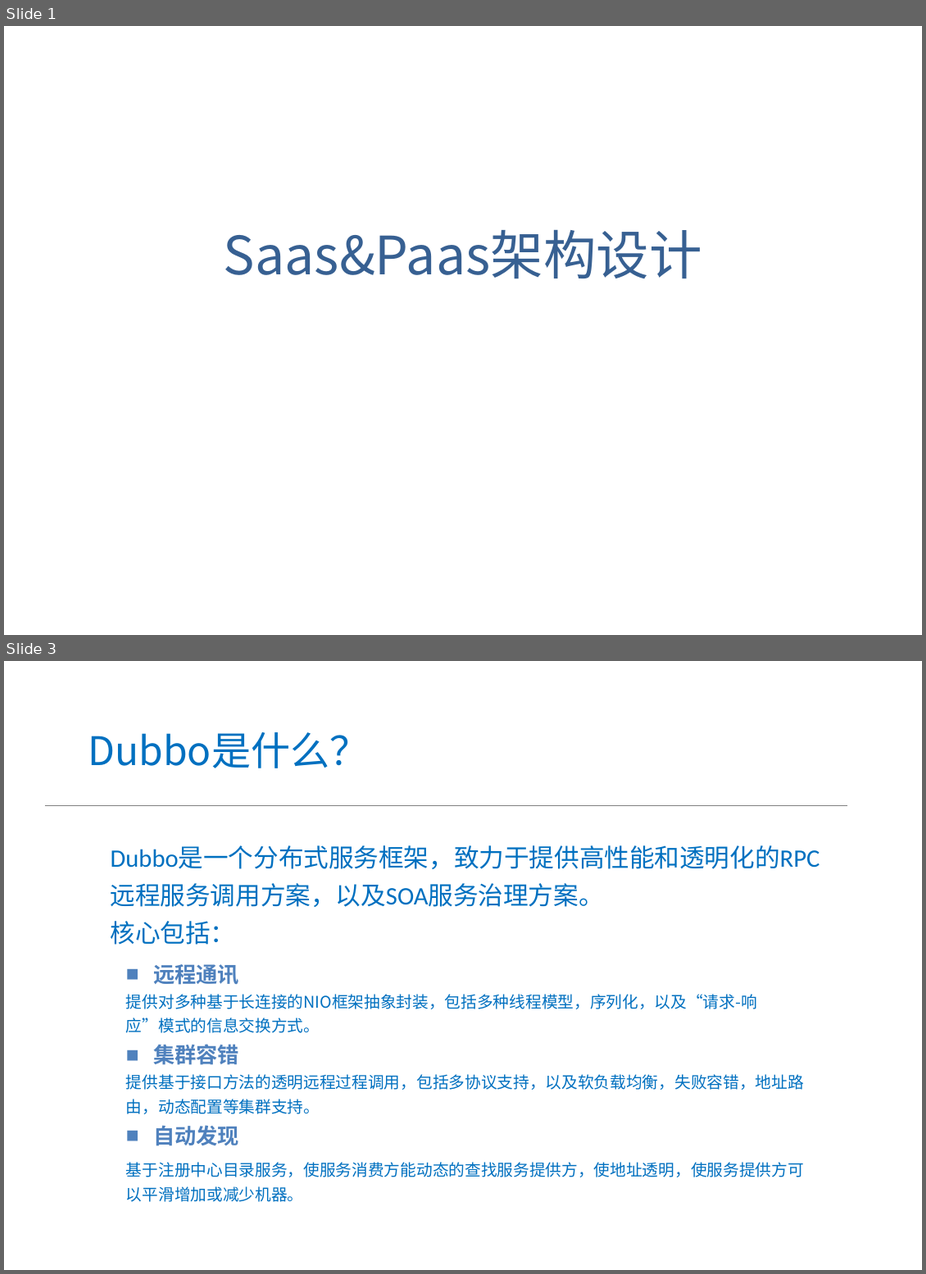
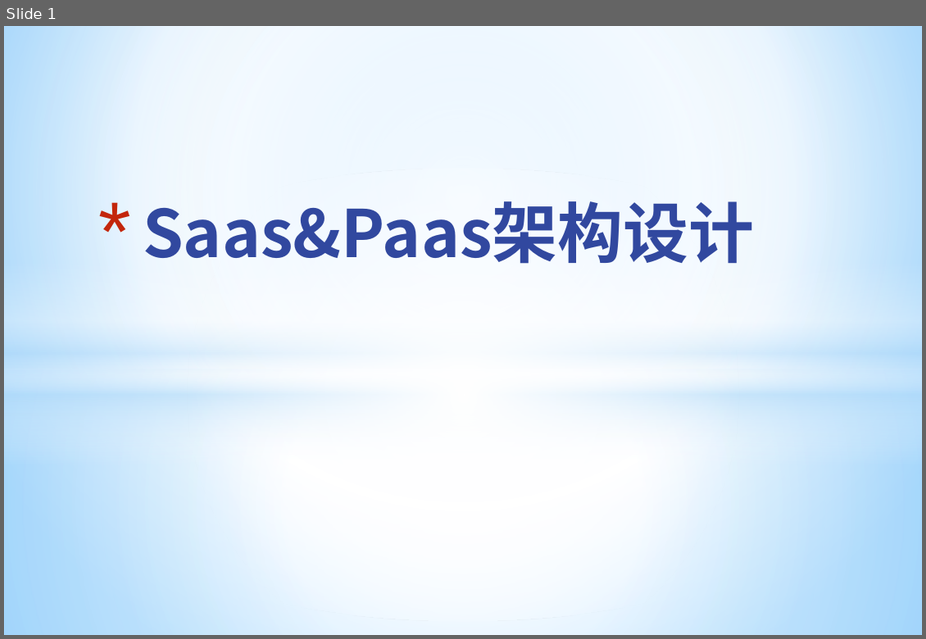
Before and after one commit to apporoad/DesignAndScheme2017, a slide deck: c云服务架构/Saas&Paas架构设计.pptx. Shown one above the other, each under a label of ours: slides 1 and 3 before the commit, slide 1 after it; the slides between them are not shown. The pictures are 926x1274 and 926x639 pixels, drawn with LibreOffice and Linux fonts; fonts in the diff are those of the drawing; background and template pictures are left out. Boxes give left, top, right and bottom in pixels: in the first picture for what was removed or moved away, otherwise in the second. Text is boxed around its words. In the diff, an @@ line names an element or a change of style, - is before the commit and + after.

```diff
--- a/c云服务架构/Saas&Paas架构设计.pptx
+++ b/c云服务架构/Saas&Paas架构设计.pptx
@@ slide 3 removed at (4, 661, 922, 1270), background picture (left out) @@
@@ text removed at (88, 732, 370, 768) @@
-Dubbo是什么？
@@ line removed from (45, 805) to (848, 805) @@
@@ text removed at (111, 845, 821, 945) @@
-Dubbo是一个分布式服务框架，致力于提供高性能和透明化的RPC远程服务调用方案，以及SOA服务治理方案。
-核心包括：
@@ text removed at (126, 964, 804, 1202) @@
-■ 远程通讯
-提供对多种基于长连接的NIO框架抽象封装，包括多种线程模型，序列化，以及“请求-响应”模式的信息交换方式。
-■ 集群容错
-提供基于接口方法的透明远程过程调用，包括多协议支持，以及软负载均衡，失败容错，地址路由，动态配置等集群支持。
-■ 自动发现
-基于注册中心目录服务，使服务消费方能动态的查找服务提供方，使地址透明，使服务提供方可以平滑增加或减少机器。
@@ slide 1 changed as well @@
@@ rectangle added at (4, 26, 922, 370), fill gradient #FFFFFF to #B4DCFA @@
@@ ellipse added at (4, 168, 922, 621), fill gradient #FFFFFF @@
@@ title "Saas&Paas架构设计" at (143, 201, 754, 264): size 59 to 73 pt, text colour #376092 to #31489F, bold on; alignment centre to left; bullet none to *; vertical alignment middle to top @@
@@ rectangle added at (4, 261, 922, 465), fill gradient #FFFFFF to #B4DCFA @@
@@ rectangle added at (4, 370, 922, 635), fill gradient #FFFFFF to #B4DCFA @@
```
Also in this commit, not shown: 9 other slides changed, 3 slides added, 2 other slides removed.
